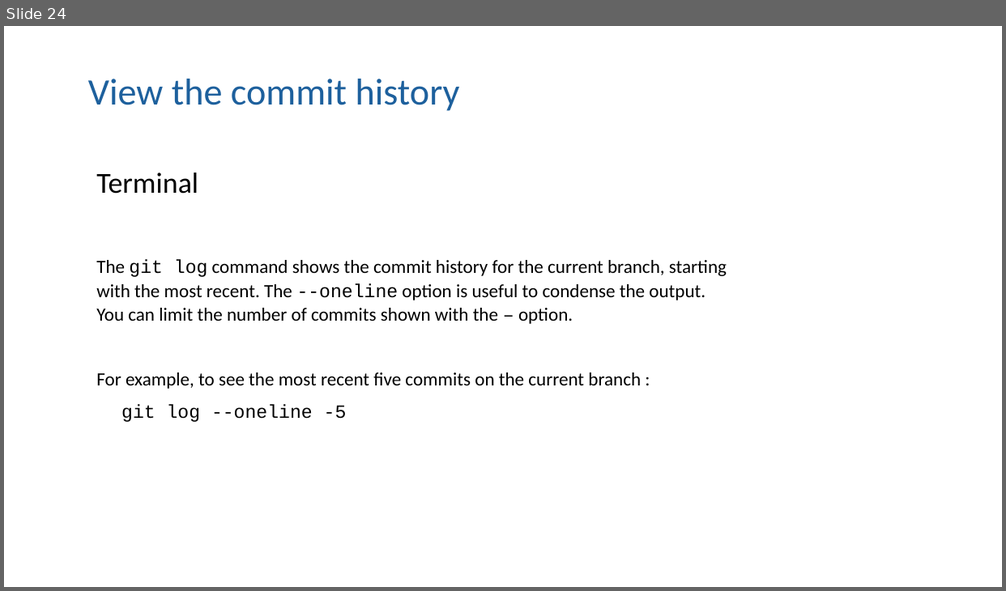
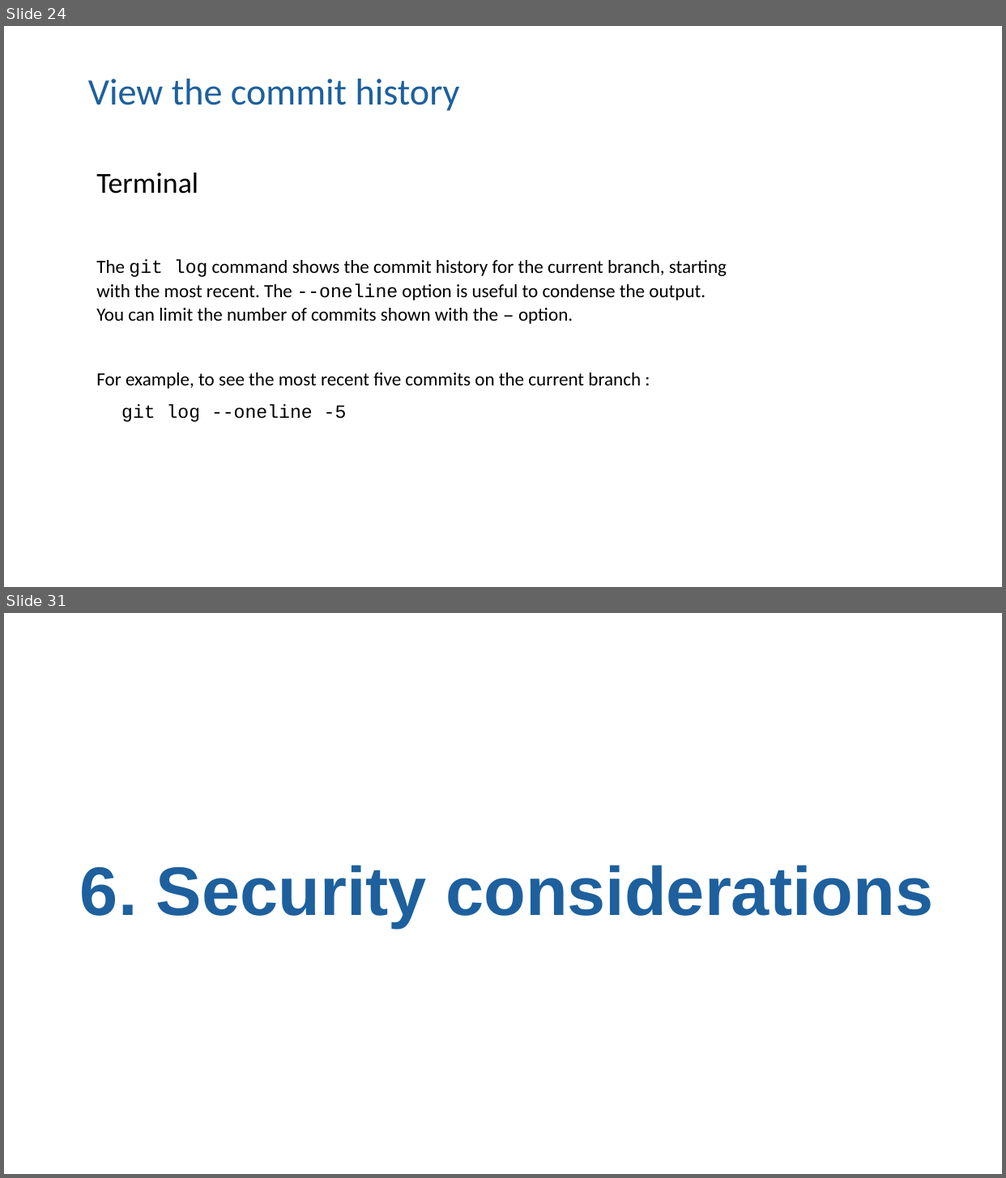
Before and after one commit to moj-analytical-services/intro_to_github_training, a slide deck: GitGitHub slides.pptx. Shown one above the other, each under a label of ours: slide 24 before the commit, slides 24 and 31 after it; the slides between them are not shown. The pictures are 1006x591 and 1006x1178 pixels, drawn with LibreOffice and Linux fonts; fonts in the diff are those of the drawing. Boxes give left, top, right and bottom in pixels: in the first picture for what was removed or moved away, otherwise in the second. Text is boxed around its words. In the diff, an @@ line names an element or a change of style, - is before the commit and + after.

```diff
--- a/GitGitHub slides.pptx
+++ b/GitGitHub slides.pptx
@@ slide 31 added at (x1=4, y1=613, x2=1002, y2=1174), background #FFFFFF @@
@@ title added at (x1=80, y1=865, x2=933, y2=928), 66 pt, text #1D609D, bold @@
+6. Security considerations
```
Also in this commit, not shown: 2 slides changed, 7 other slides added.
